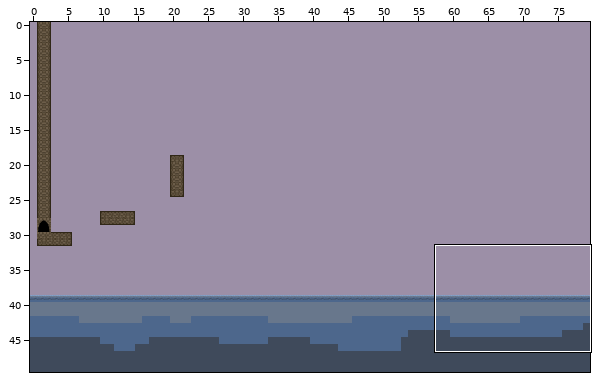
Level history. Tiled map: assets/tilemaps/Key01.tmx. The picture above shows the old version from afar; the outline marks the close-up.
Close-up. Before:
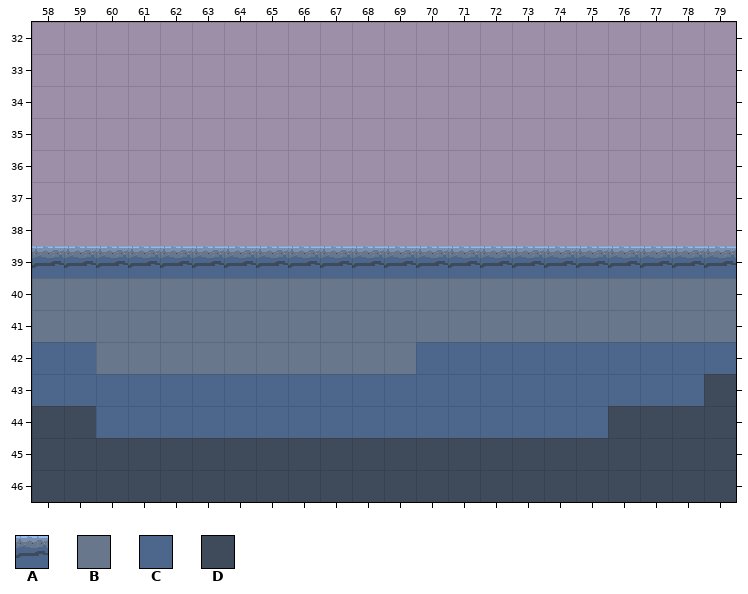
Cells are 32x32 px. Shown: x 58..79, y 32..46. The commit also changed other parts of the map, which this record leaves out.
Key: from "tilesetcolor": A 2, B 3, C 9, D 10.
_ is an empty cell.
Layers that did not change in this view are not listed.
Layer "Lava" before, first column x 58:
32 ______________________
33 ______________________
34 ______________________
35 ______________________
36 ______________________
37 ______________________
38 ______________________
39 AAAAAAAAAAAAAAAAAAAAAA
40 BBBBBBBBBBBBBBBBBBBBBB
41 BBBBBBBBBBBBBBBBBBBBBB
42 CCBBBBBBBBBBCCCCCCCCCC
43 CCCCCCCCCCCCCCCCCCCCCD
44 DDCCCCCCCCCCCCCCCCDDDD
45 DDDDDDDDDDDDDDDDDDDDDD
46 DDDDDDDDDDDDDDDDDDDDDD
Once edited:
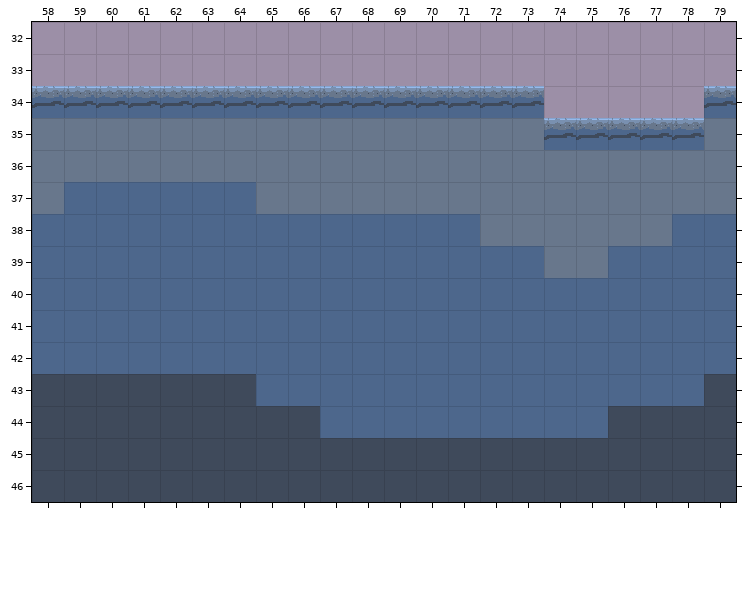
What changed:
Changed rows in their new state; . is an unchanged cell.
Layer "Lava":
first column x 58:
34 AAAAAAAAAAAAAAAA.....A
35 BBBBBBBBBBBBBBBBAAAAAB
36 BBBBBBBBBBBBBBBBBBBBBB
37 BCCCCCCBBBBBBBBBBBBBBB
38 CCCCCCCCCCCCCCBBBBBBCC
39 CCCCCCCCCCCCCCCCBBCCCC
40 CCCCCCCCCCCCCCCCCCCCCC
41 CCCCCCCCCCCCCCCCCCCCCC
42 ..CCCCCCCCCC..........
43 DDDDDDD...............
44 ..DDDDDDD.............
Pixel boxes of the changes (left, top, right, bottom) in both close-ups:
changed: (32, 86, 736, 438)
